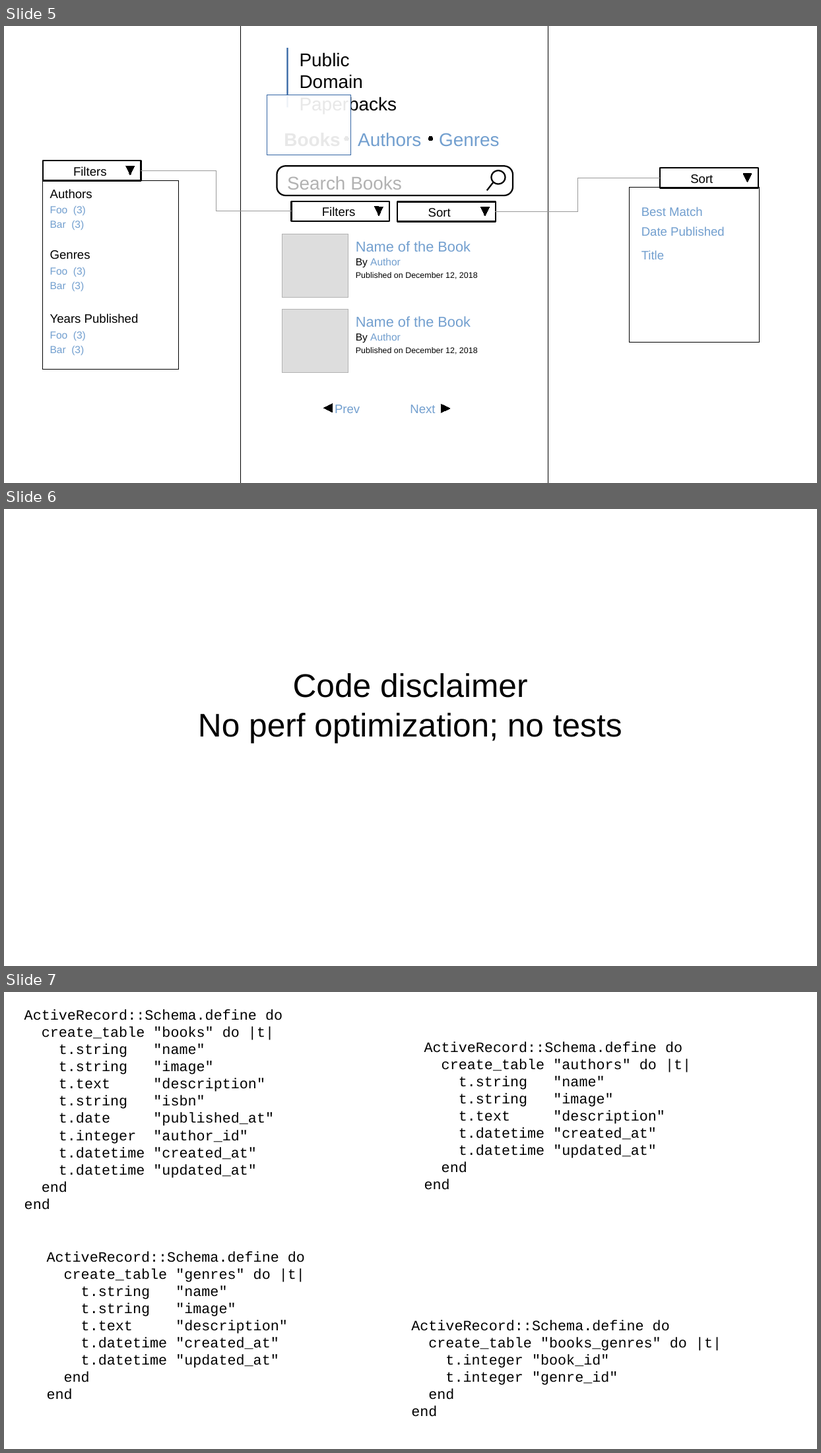
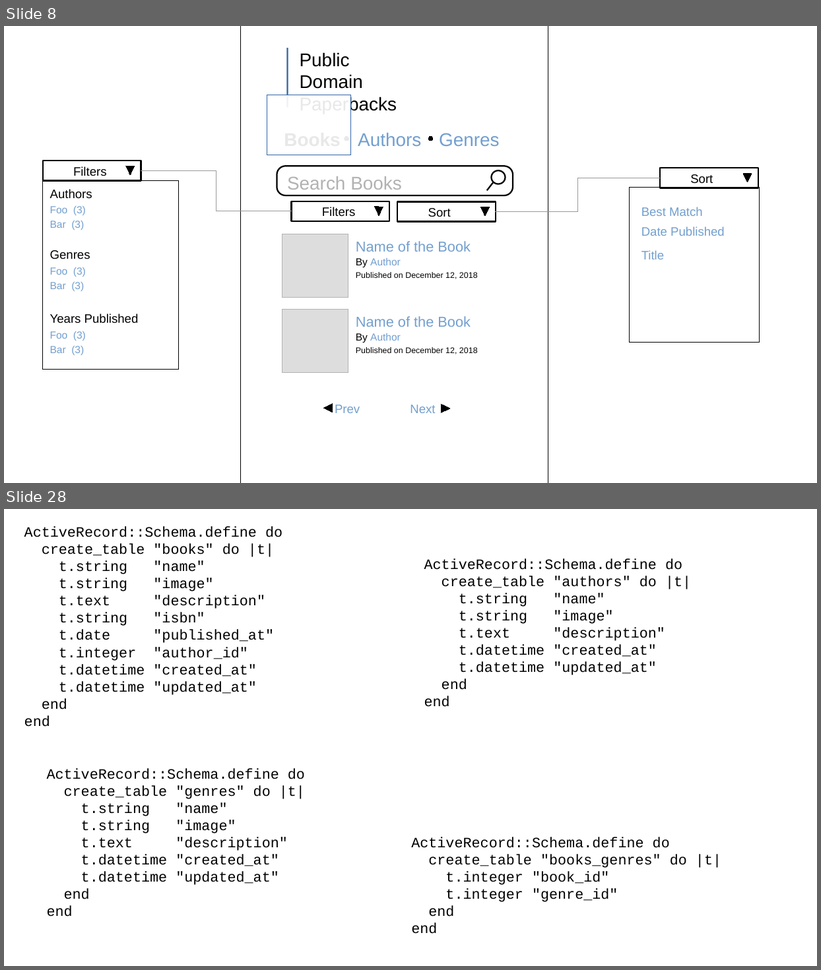
Before and after one commit to chriscressman/architecting-a-search-feature, a slide deck: presentation.odp. Shown one above the other, each under a label of ours: slides 5, 6 and 7 before the commit, slides 8 and 28 after it; the slides between them are not shown. The pictures are 821x1453 and 821x970 pixels, drawn with LibreOffice and Linux fonts; fonts in the diff are those of the drawing. Boxes give left, top, right and bottom in pixels: in the first picture for what was removed or moved away, otherwise in the second. Text is boxed around its words. In the diff, an @@ line names an element or a change of style, - is before the commit and + after.

```diff
--- a/presentation.odp
+++ b/presentation.odp
@@ slide 6 removed at bbox=[4, 509, 817, 966], background #FFFFFF @@
@@ subtitle removed at bbox=[198, 673, 622, 743] @@
-Code disclaimer
-No perf optimization; no tests
@@ what was slide 5 is now slide 8 @@
@@ what was slide 7 is now slide 28 @@
```
Also in this commit, not shown: 65 slides added, 3 other slides removed.
